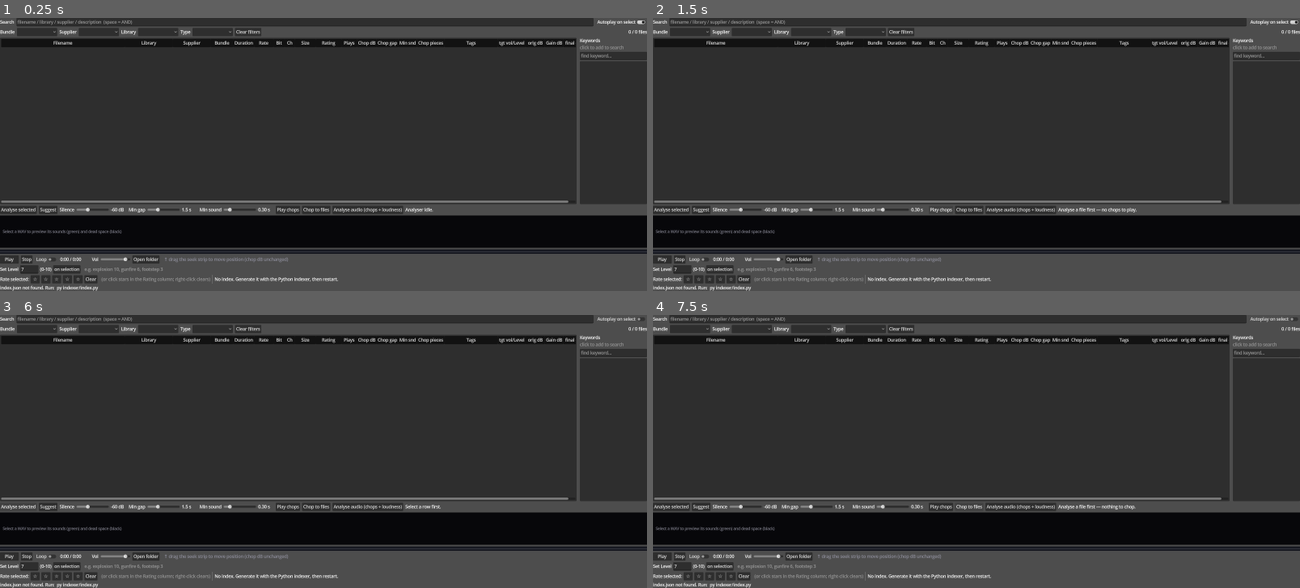
Above: before the commit, frames 1-4 (two rows, left to right).
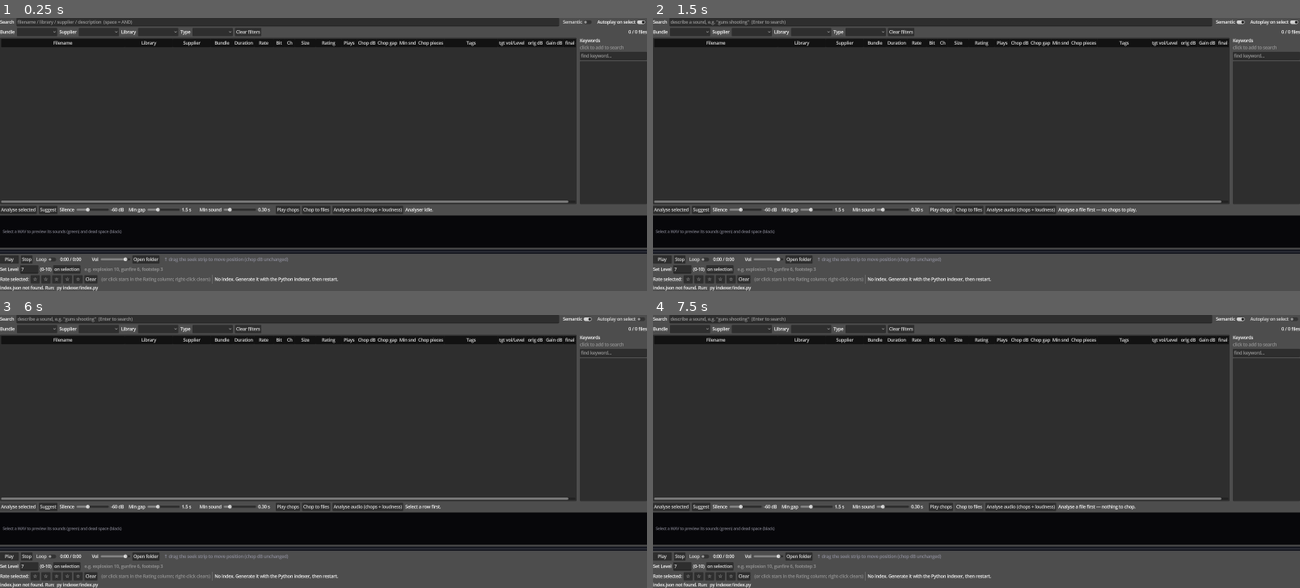
Above: after the commit, the same moments.

Repository: benedictcarter/sound_lib
Game: Godot game, scene res://main.tscn
Two runs of this game, one before a commit and one after it. Both use one fixed random seed, a clock stepped at 60 frames per second and the inputs below.
Inputs (mouse positions are in pixels of both pictures, inside the frame that each line leads up to):
- Up to frame 1 (0.25 s): no input
- Up to frame 2 (1.5 s): click (1228, 23) at 0.5 s, where only the run after the commit has a clickable "Semantic"; click "Play chops" at 1.25 s
- Up to frame 3 (6 s): click "Play chops" at 2 s; click "Play" at 2.75 s; click "Play" at 3.5 s; click "Autoplay on select" at 4.25 s; click "Clear filters" at 5 s; click "Analyse selected" at 5.75 s
- Up to frame 4 (7.5 s): click "Suggest" at 6.5 s; click "Chop to files" at 7.25 s

The runs differ from the first frame. In frame 1, 0.1% of the frame differs, in the area x 86-92%, y 0-3%; in frame 2, 0.3%, in the area x 2-92%, y 0-3%; in frame 3, 0.3%; in frame 4, 0.3%.

Commit message:
Semantic (meaning-based) search via local embeddings
indexer/embed.py embeds each file's text (filename+description+library+supplier)
with a small local ONNX sentence model (fastembed / BAAI bge-small, 384-dim) ->
app/embeddings.npz. indexer/search.py embeds a query (bge query_embed) and ranks
files by cosine similarity, writing top-N rel paths to a result file.

App: 'Semantic' toggle by the search box switches it to meaning mode; Enter runs
search.py in a thread (_run_semantic/_sem_*), then shows results in rank order
(_sem_active skips column sort), intersected with the dropdown filters. ~1.1s per
query (model load each call, fine on Enter). No LLM, no network at query time.
Added fastembed to requirements; embeddings.npz gitignored. Verified ranking:
'guns shooting'->Guns, 'creepy monster growl'->Screams, 'footsteps on gravel'->Footsteps.

Co-Authored-By: Claude Opus 4.8 <noreply@anthropic.com>

Diff:
--- a/app/main.gd
+++ b/app/main.gd
@@ -269,6 +269,14 @@
 
 var _norm_target_edit: LineEdit       # the 0-10 Level for the "set on selection" action
 
+# semantic search (embeddings via indexer/search.py, threaded)
+var _semantic_chk: CheckButton
+var _sem_thread: Thread = null
+var _sem_busy: bool = false
+var _sem_active: bool = false         # results currently shown in semantic rank order
+var _sem_result_path: String = ""
+var _by_path: Dictionary = {}         # rel_path -> record, for fast rank lookup
+
 # persisted UI prefs (window geom, column widths, sort, search/filters, toggles)
 var _prefs: Dictionary = {}
 var _prefs_path: String = ""
@@ -354,6 +362,7 @@
 	_sg_progress_path = ProjectSettings.globalize_path("user://chop_progress.json")
 	_chop_spec_path = ProjectSettings.globalize_path("user://chop_spec.json")
 	_chop_result_path = ProjectSettings.globalize_path("user://chop_result.json")
+	_sem_result_path = ProjectSettings.globalize_path("user://search_result.json")
 	_load_userdata()
 	_load_chopping()
 	_load_loudness()
@@ -489,7 +498,16 @@
 	_search.clear_button_enabled = true
 	_search.size_flags_horizontal = Control.SIZE_EXPAND_FILL
 	_search.text_changed.connect(_on_search_changed)
+	_search.text_submitted.connect(_on_search_submitted)
 	bar1.add_child(_search)
+
+	_semantic_chk = CheckButton.new()
+	_semantic_chk.text = "Semantic"
+	_semantic_chk.tooltip_text = "Meaning-based search: type a description (e.g. 'guns " \
+		+ "shooting') and press Enter — ranks files by what they SOUND like, not just " \
+		+ "word match. Build the index first: py indexer/embed.py"
+	_semantic_chk.toggled.connect(_on_semantic_toggled)
+	bar1.add_child(_semantic_chk)
 
 	_autoplay = CheckButton.new()
 	_autoplay.text = "Autoplay on select"
@@ -854,6 +872,9 @@
 		_status_label.text = "index.json could not be parsed."
 		return
 	_all = data.get("files", [])
+	_by_path = {}
+	for rec in _all:
+		_by_path[String(rec.get("path", ""))] = rec
 	_library_root = String(data.get("library_root", "")).replace("\\", "/")
 	_status_label.text = "Library root: %s   |   indexed %s" % [
 		_library_root, str(data.get("generated", "?"))
@@ -984,7 +1005,24 @@
 #  Filtering / sorting
 # ===========================================================================
 func _on_search_changed(_t: String) -> void:
+	if _semantic_chk and _semantic_chk.button_pressed:
+		return                                     # semantic searches on Enter, not per-key
 	_debounce.start()
+
+
+func _on_search_submitted(text: String) -> void:
+	if _semantic_chk and _semantic_chk.button_pressed:
+		_run_semantic(text.strip_edges())
+
+
+func _on_semantic_toggled(on: bool) -> void:
+	_search.placeholder_text = ("describe a sound, e.g. \"guns shooting\"  (Enter to search)"
+		if on else "filename / library / supplier / description  (space = AND)")
+	if on:
+		if _search.text.strip_edges() != "":
+			_run_semantic(_search.text.strip_edges())
+	else:
+		_apply()                                   # back to keyword filtering
 
 
 func _on_clear() -> void:
@@ -999,22 +1037,26 @@
 	return String(opt.get_item_metadata(i)) if i >= 0 else ""
 
 
+# The dropdown (Bundle/Supplier/Library/Type) filters, shared by keyword + semantic.
+func _passes_dropdown_filters(rec: Dictionary) -> bool:
+	var f_bundle := _selected_meta(_bundle_opt)
+	if f_bundle != "" and String(rec.get("bundle", "")) != f_bundle:
+		return false
+	if _selected_meta(_supplier_opt) != "" and String(rec.get("supplier", "")) != _selected_meta(_supplier_opt):
+		return false
+	if _selected_meta(_library_opt) != "" and String(rec.get("library", "")) != _selected_meta(_library_opt):
+		return false
+	if _selected_meta(_ext_opt) != "" and String(rec.get("ext", "")) != _selected_meta(_ext_opt):
+		return false
+	return true
+
+
 func _apply() -> void:
+	_sem_active = false
 	var tokens := _search.text.strip_edges().to_lower().split(" ", false)
-	var f_bundle := _selected_meta(_bundle_opt)
-	var f_supplier := _selected_meta(_supplier_opt)
-	var f_library := _selected_meta(_library_opt)
-	var f_ext := _selected_meta(_ext_opt)
-
 	_filtered = []
 	for rec in _all:
-		if f_bundle != "" and String(rec.get("bundle", "")) != f_bundle:
-			continue
-		if f_supplier != "" and String(rec.get("supplier", "")) != f_supplier:
-			continue
-		if f_library != "" and String(rec.get("library", "")) != f_library:
-			continue
-		if f_ext != "" and String(rec.get("ext", "")) != f_ext:
+		if not _passes_dropdown_filters(rec):
 			continue
 		if tokens.size() > 0:
 			var hay := (
@@ -1035,6 +1077,60 @@
 
 	_sort_filtered()
 	_populate_tree()
+
+
+# ----- semantic search (indexer/search.py embeds the query, ranks by cosine) --
+func _run_semantic(query: String) -> void:
+	if query == "":
+		_apply()
+		return
+	if not FileAccess.file_exists(ProjectSettings.globalize_path("res://embeddings.npz")):
+		_status_label.text = "No semantic index yet — build it once: py indexer/embed.py"
+		return
+	if _sem_busy:
+		return
+	_sem_busy = true
+	_status_label.text = "Semantic search: \"%s\" …" % query
+	var script := ProjectSettings.globalize_path("res://").path_join(
+		"../indexer/search.py").simplify_path()
+	if FileAccess.file_exists(_sem_result_path):
+		DirAccess.remove_absolute(_sem_result_path)
+	_sem_thread = Thread.new()
+	_sem_thread.start(_sem_run.bind(script, query, _sem_result_path))
+
+
+func _sem_run(script: String, query: String, out: String) -> void:
+	var output: Array = []
+	var args := [script, query, out, "500"]
+	var code := OS.execute("py", args, output, true)
+	if code == -1:
+		OS.execute("python", args, output, true)
+	call_deferred("_sem_finished")
+
+
+func _sem_finished() -> void:
+	_sem_busy = false
+	if _sem_thread:
+		_sem_thread.wait_to_finish()
+		_sem_thread = null
+	if not FileAccess.file_exists(_sem_result_path):
+		_status_label.text = "Semantic search failed (no output). Is python + fastembed installed?"
+		return
+	var d: Variant = JSON.parse_string(FileAccess.get_file_as_string(_sem_result_path))
+	if typeof(d) != TYPE_DICTIONARY or not d.get("ok", false):
+		_status_label.text = "Semantic search error: %s" % (
+			d.get("error", "?") if typeof(d) == TYPE_DICTIONARY else "?")
+		return
+	var paths: Array = d.get("paths", [])
+	_filtered = []
+	for p in paths:
+		var rec: Variant = _by_path.get(String(p))
+		if typeof(rec) == TYPE_DICTIONARY and _passes_dropdown_filters(rec):
+			_filtered.append(rec)              # keep the search.py rank order
+	_sem_active = true
+	_populate_tree()                           # ranked, no column sort
+	_status_label.text = "Semantic results for \"%s\" — most relevant first (%d)" % [
+		String(d.get("query", "")), _filtered.size()]
 
 
 func _sort_value(rec: Dictionary, col: int) -> Variant:
@@ -2611,6 +2707,8 @@
 		_sg_thread.wait_to_finish()
 	if _chop_thread and _chop_thread.is_started():
 		_chop_thread.wait_to_finish()
+	if _sem_thread and _sem_thread.is_started():
+		_sem_thread.wait_to_finish()
 
 
 func _an_finished() -> void:
Not shown, changed: .gitignore
Not shown, changed: CLAUDE.md
Not shown, changed: README.md
Not shown, added: indexer/embed.py
Not shown, changed: indexer/requirements.txt
Not shown, added: indexer/search.py
